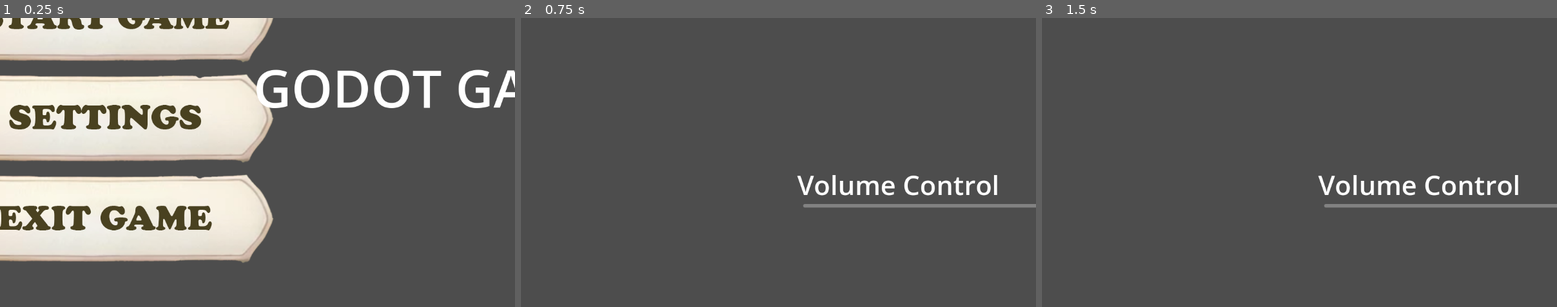
Above: before the commit, frames 1-3 (left to right).
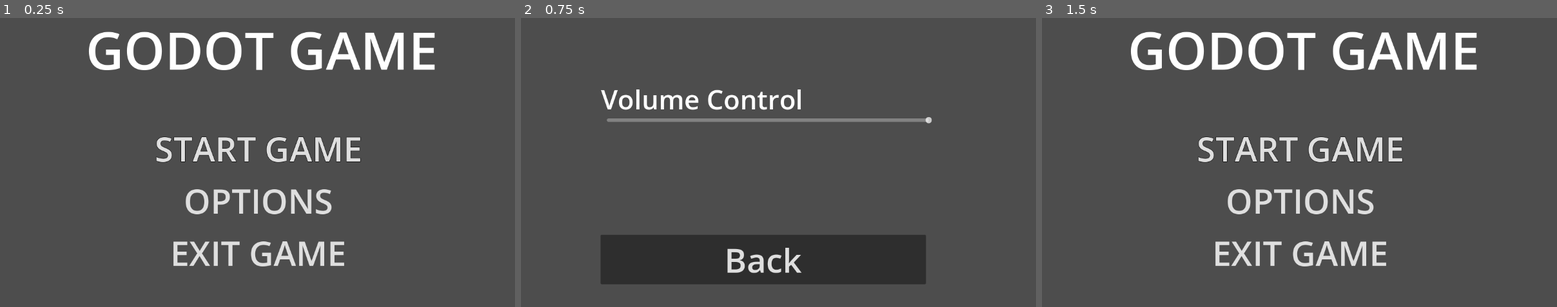
Above: after the commit, the same moments.

Repository: mae63/PPE_GAME
Game: Godot game, scene res://src/scene/main_menu.tscn
Same seed, same stepped clock (60 frames per second), same inputs: the game is played once before the commit and once after it. Before the commit the project has no main scene; this scene is started directly in both runs.
Inputs (mouse positions are in pixels of both pictures, inside the frame that each line leads up to; where the layout moved, square brackets give the same spot in the first picture):
- Up to frame 1 (0.25 s): no input
- Up to frame 2 (0.75 s): click (778, 200) [629, 116] at 0.5 s
- Up to frame 3 (1.5 s): click (1284, 260) at 1.25 s, where only the run after the commit has a clickable "Back"

The runs differ from the first frame. In frame 1, 44% of the frame differs, in the area x 0-100%, y 0-86%; in frame 2, 14%; in frame 3, 8.8%.

Commit message:
fix: audio & screen

Diff:
--- a/project.godot
+++ b/project.godot
@@ -11,8 +11,13 @@
 [application]
 
 config/name="Education_game"
+run/main_scene="res://src/scene/main_menu.tscn"
 config/features=PackedStringArray("4.3", "Mobile")
 config/icon="res://icon.svg"
+
+[autoload]
+
+AudioPlayer="*res://src/scene/audio_player.tscn"
 
 [rendering]
 
--- a/src/scene/main_menu.tscn
+++ b/src/scene/main_menu.tscn
@@ -1,60 +1,64 @@
-[gd_scene load_steps=5 format=3 uid="uid://cs2y3wqm5el4r"]
+[gd_scene load_steps=2 format=3 uid="uid://cs2y3wqm5el4r"]
 
 [ext_resource type="Script" path="res://src/script/main_menu.gd" id="1_uo5pr"]
-[ext_resource type="Texture2D" uid="uid://chwe5lr3fdscv" path="res://src/picture/start_game.png" id="2_vl6rs"]
-[ext_resource type="Texture2D" uid="uid://dlbbnu2chba2" path="res://src/picture/settings.png" id="3_e75ca"]
-[ext_resource type="Texture2D" uid="uid://cd7olfy3o0c8" path="res://src/picture/exit_game.png" id="4_4i5yg"]
 
 [node name="Main_Menu" type="Control"]
 layout_mode = 3
-anchor_right = 1.896
-anchor_bottom = 2.012
-offset_left = -8.0
-offset_top = 1.0
-offset_right = -1715.32
-offset_bottom = -1088.96
+anchor_left = 0.5
+anchor_top = 0.5
+anchor_right = 1.007
+anchor_bottom = 1.056
+offset_left = -574.0
+offset_top = -327.0
+offset_right = -0.0640869
+offset_bottom = -28.288
 grow_horizontal = 2
 grow_vertical = 2
+size_flags_horizontal = 4
 script = ExtResource("1_uo5pr")
 
 [node name="VBoxContainer" type="VBoxContainer" parent="."]
 layout_mode = 1
 anchors_preset = -1
-anchor_left = 0.5
-anchor_top = 0.5
-anchor_right = 0.5
-anchor_bottom = 0.5
-offset_left = -956.5
-offset_top = -220.5
-offset_right = 968.5
-offset_bottom = 650.5
+anchor_left = 1.981
+anchor_top = 2.913
+anchor_right = 1.981
+anchor_bottom = 2.913
+offset_left = -2102.0
+offset_top = -1680.67
+offset_right = -1334.0
+offset_bottom = -830.667
 grow_horizontal = 2
 grow_vertical = 2
 
 [node name="Play" type="Button" parent="VBoxContainer"]
 layout_mode = 2
-icon = ExtResource("2_vl6rs")
+theme_override_constants/outline_size = 3
+theme_override_font_sizes/font_size = 76
+text = "START GAME"
 flat = true
 icon_alignment = 1
 
 [node name="Settings" type="Button" parent="VBoxContainer"]
 layout_mode = 2
-icon = ExtResource("3_e75ca")
+theme_override_font_sizes/font_size = 76
+text = "OPTIONS"
 flat = true
 icon_alignment = 1
 
 [node name="Exit" type="Button" parent="VBoxContainer"]
 layout_mode = 2
-icon = ExtResource("4_4i5yg")
+theme_override_font_sizes/font_size = 76
+text = "EXIT GAME"
 flat = true
 icon_alignment = 1
 
 [node name="Label" type="Label" parent="."]
 layout_mode = 0
-offset_left = 385.0
-offset_top = 52.0
-offset_right = 1552.0
-offset_bottom = 258.0
+offset_left = 190.0
+offset_top = -7.0
+offset_right = 977.0
+offset_bottom = 154.0
 theme_override_font_sizes/font_size = 117
 text = "GODOT GAME"
 horizontal_alignment = 1
--- a/src/scene/option_screen.tscn
+++ b/src/scene/option_screen.tscn
@@ -16,10 +16,10 @@
 
 [node name="VBoxContainer" type="VBoxContainer" parent="."]
 layout_mode = 2
-offset_left = 618.0
-offset_top = 332.0
-offset_right = 1346.0
-offset_bottom = 949.0
+offset_left = 179.0
+offset_top = 140.0
+offset_right = 907.0
+offset_bottom = 757.0
 
 [node name="Label" type="Label" parent="VBoxContainer"]
 layout_mode = 2
@@ -40,10 +40,10 @@
 
 [node name="Back" type="Button" parent="."]
 layout_mode = 2
-offset_left = 622.0
-offset_top = 806.0
-offset_right = 1350.0
-offset_bottom = 917.0
+offset_left = 178.0
+offset_top = 486.0
+offset_right = 906.0
+offset_bottom = 597.0
 theme_override_font_sizes/font_size = 75
 text = "Back"
 
--- a/src/script/volume_slider.gd
+++ b/src/script/volume_slider.gd
@@ -13,10 +13,11 @@
 	# Get initial volume from bus and set slider
 	value = db_to_linear(AudioServer.get_bus_volume_db(bus_index))
 
-func _on_value_changed(value: float) -> void:
+# Change parameter name from 'value' to 'new_value' to avoid shadowing
+func _on_value_changed(new_value: float) -> void:
 	var bus_index = AudioServer.get_bus_index(bus_name)
 	if bus_index == -1:
 		printerr("Audio bus '" + bus_name + "' not found!")
 		return
 
-	AudioServer.set_bus_volume_db(bus_index, linear_to_db(value))
+	AudioServer.set_bus_volume_db(bus_index, linear_to_db(new_value))
